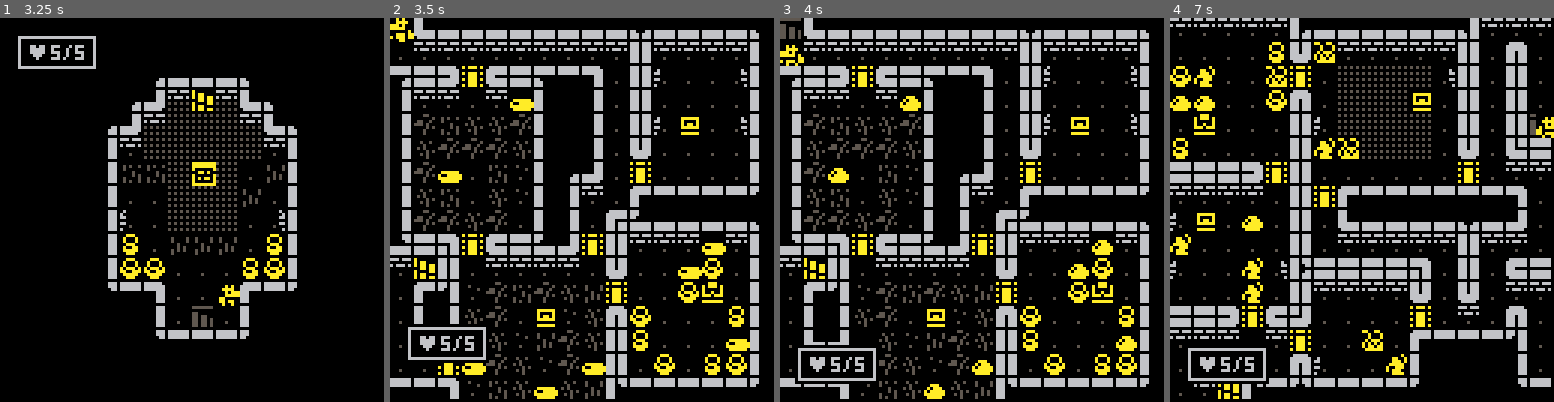
Above: before the commit, frames 1-4 (left to right).
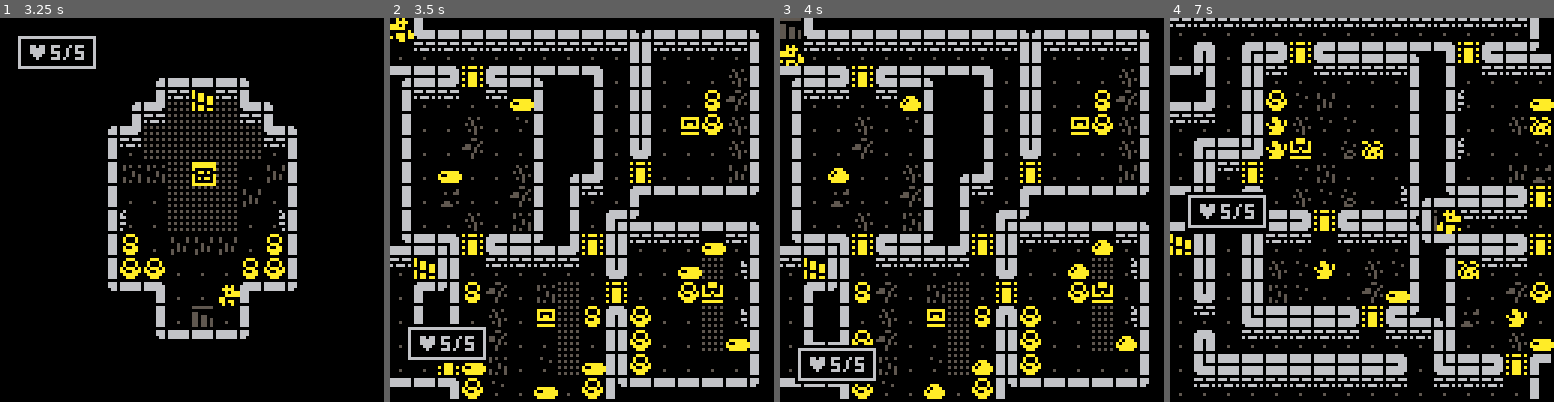
Above: after the commit, the same moments.

Repository: gabriel-jm/pico8-games
Game: PICO-8 cartridge porklike.p8
Two runs of this game, one before a commit and one after it. Both use one fixed random seed, a clock stepped at 60 frames per second and the inputs below.
Inputs:
- Up to frame 1 (3.25 s): tap X (X key) at 0.33, 1.07, 1.85, 2.97 s; tap O (Z key) at 0.7, 1.7, 2.1, 2.5, 2.9 s; hold Right 1.6-2.1 s; hold Up 2.15-2.42 s; hold Right 2.47-3.03 s; hold Left from 3.08 s (still down)
- Up to frame 2 (3.5 s): keep holding Left; tap O (Z key) at 3.3 s
- Up to frame 3 (4 s): release Left at 3.58 s; hold Down 3.63-3.97 s; tap O (Z key) at 3.7 s
- Up to frame 4 (7 s): hold Right 4.02-4.68 s; tap X (X key) at 4.08, 5.2, 6.32 s; tap O (Z key) every 0.4 s from 4.1 to 6.9 s; hold Up 4.73-5.03 s; hold Left 5.08-5.68 s; hold Down 5.73-6.03 s; hold Right 6.08-6.58 s; hold Right from 6.63 s (still down)

Frame 1 is identical in both runs. In frame 2, 5.5% of the frame differs, in the area x 6-93%, y 13-100%; in frame 3, 5.7%; in frame 4, 38%, in the area x 0-100%, y 0-100%.

Commit message:
porklike - lesson 46 start

Diff:
--- a/porklike.p8
+++ b/porklike.p8
@@ -527,19 +527,37 @@
 	if tile==7 or tile==8 then
 		-- vase
 		sfx(59)
-		mset(d_x,d_y,1)
-		if rnd(4)<1 then
-			local itm=flr(rnd(#item_name))+1
+		mset(d_x,d_y,76)
+
+		if rnd(3)<1 and floor>0 then
+			if not has_inv_slot() then
+				show_msg(
+					"inventory full",120
+				)
+			else
+				local itm=get_rnd(fipool_com)
+
+				take_item(itm)
+				show_msg(item_name[itm],60)
+			end
+		end
+	elseif tile==10 or tile==12 then
+		-- chest
+		if not has_inv_slot() then
+			show_msg("inventory full",120)
+			skipai=true
+		else
+			local itm=get_rnd(fipool_com)
+
+			if tile==12 then
+				itm=get_rare_item()
+			end
+
+			sfx(61)
+			mset(d_x,d_y,tile-1)
 			take_item(itm)
 			show_msg(item_name[itm],60)
 		end
-	elseif tile==10 or tile==12 then
-		-- chest
-		sfx(61)
-		mset(d_x,d_y,tile-1)
-		local itm=flr(rnd(#item_name))+1
-		take_item(itm)
-		show_msg(item_name[itm],60)
 	elseif tile==13 then
 		-- door
 		sfx(62)
@@ -1305,6 +1323,9 @@
 				x,y=flr(rnd(16)),flr(rnd(16))
 			until is_walkable(
 				x,y,"checkmobs"
+			) and (
+				mget(x,y)==1
+				or mget(x,y)==4
 			)
 
 			add_mob(
@@ -1373,12 +1394,51 @@
 		)
 	end
 end
+
+function mk_floor_ipool()
+	fipool_rar={}
+	fipool_com={}
+
+	foreach(
+		ipool_rar,
+		add_floor_items(fipool_rar)
+	)
+
+	foreach(
+		ipool_com,
+		add_floor_items(fipool_com)
+	)
+end
+
+function add_floor_items(table)
+	return function(i)
+		if
+			item_minf[i]<=floor
+			and item_maxf[i]>=floor
+		then
+			add(table,i)
+		end
+	end
+end
+
+function get_rare_item()
+	if #fipool_rar>0 then
+		local itm=get_rnd(fipool_rar)
+		del(fipool_rar,itm)
+		del(ipool_rar,itm)
+
+		return itm
+	end
+
+	return get_rnd(fipool_com)
+end
 -->8
 -- level generation
 
 function gen_floor(num)
 	floor=num
 
+	mk_floor_ipool()
 	mobs={}
 	add(mobs,plyr)
 
@@ -1902,19 +1962,15 @@
 	tarr_farn=split"1,70,70,70,71,71,71,72,73,74"
 	tarr_vase=split"1,1,7,8"
 
-	local decor_funcs={
+	local decor_funcs,decor_func={
 		deco_carpet,
 		deco_torch,
 		deco_dirt,
 		deco_farn,
 		deco_vase
-	}
+	},deco_vase
 
 	foreach(rooms,function(r)
-		local decor_func=get_rnd(
-			decor_funcs
-		)
-
 		for x=0,r.w-1 do
 			for y=r.h-1,1,-1 do
 				if mget(r.x+x,r.y+y)==1 then
@@ -1923,6 +1979,10 @@
 					)
 				end
 			end
+
+			decor_func=get_rnd(
+				decor_funcs
+			)
 		end
 	end)
 end
@@ -1999,7 +2059,6 @@
 		x=r.x+flr(rnd(r.w-2))+1
 		y=r.y+flr(rnd(r.h-2))+1
 	until mget(x,y)==1
-		and not next2tile(x,y,13)
 
 	mset(x,y,rare and 12 or 10)
 end
